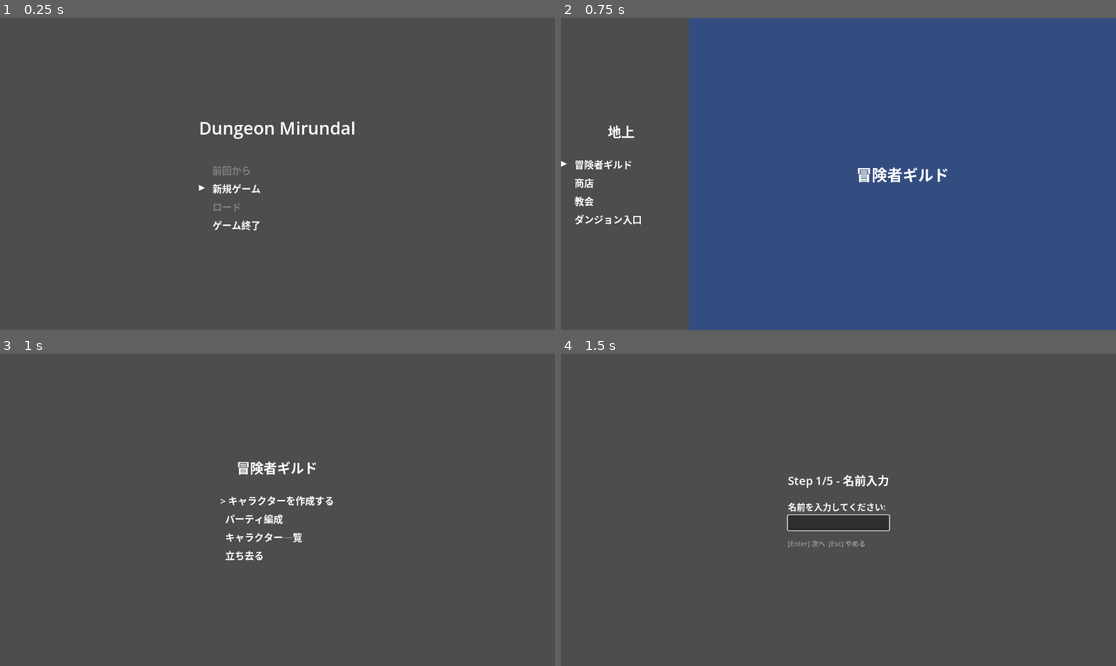
Above: before the commit, frames 1-4 (two rows, left to right).
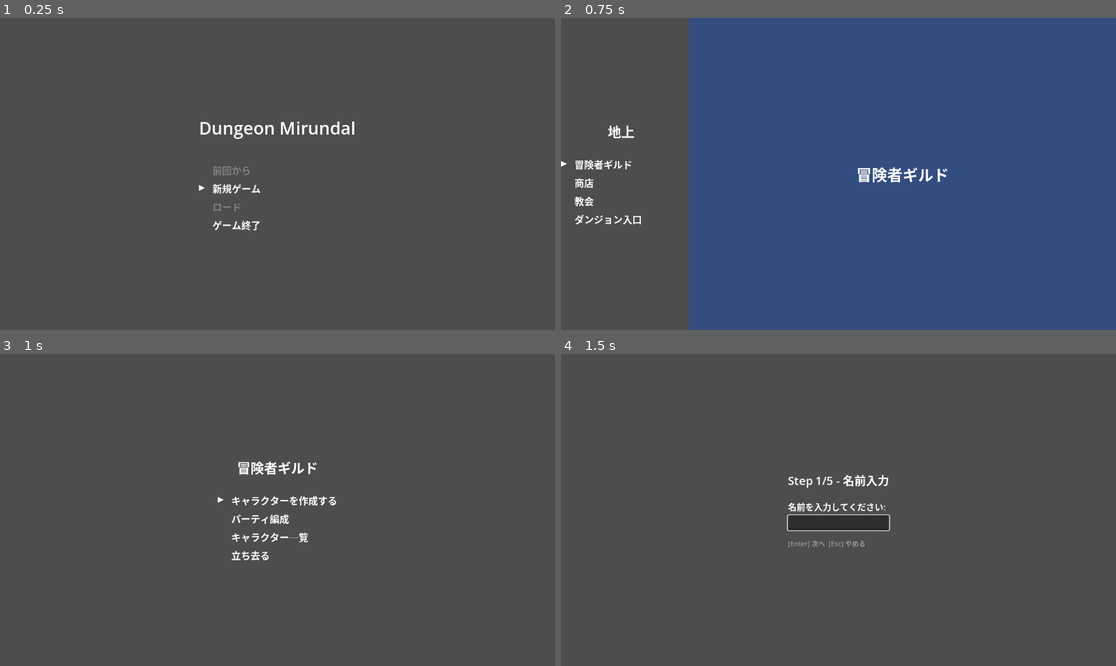
Above: after the commit, the same moments.

Repository: endo5501/DungeonMirundal2
Game: Godot game, scene res://src/main.tscn
The game is run twice, just before and just after one commit, with the same random seed, the same clock (stepped at 60 frames per second) and the same inputs.
Inputs (mouse positions are in pixels of both pictures, inside the frame that each line leads up to):
- Up to frame 1 (0.25 s): no input
- Up to frame 2 (0.75 s): tap Enter (ui_accept) at 0.5 s; move the mouse to (960, 158) at 0.52 s; hold Right (ui_right) from 0.53 s (still down); hold Shift from 0.53 s (still down); click (960, 158) at 0.67 s
- Up to frame 3 (1 s): keep holding Right (ui_right); keep holding Shift; tap Enter (ui_accept) at 0.77 s
- Up to frame 4 (1.5 s): release Right (ui_right) at 1.25 s; release Shift at 1.25 s; tap Enter (ui_accept) at 1.25 s; drag from (727, 525) to (810, 572) at 1.27 s

Frames 1-2 are identical in both runs. In frame 3, 1.1% of the frame differs, in the area x 39-61%, y 34-67%; in frame 4, nothing differs.

Commit message:
Migrate guild scene screens to CursorMenuRow
Drop literal '> ' / local CURSOR constants from guild_menu, character_list,
and character_creation (Step 2/3/4). Step 4 now also uses set_disabled
on rows that fail the qualification check, replacing the bespoke
'(条件未達)' text-only marker color path. party_formation is left as-is
per its special layout — to be tackled in a follow-up change.

Co-Authored-By: Claude Opus 4.7 (1M context) <noreply@anthropic.com>

Diff:
--- a/src/guild_scene/character_creation.gd
+++ b/src/guild_scene/character_creation.gd
@@ -6,7 +6,6 @@
 
 const FONT_SIZE := 18
 const TITLE_SIZE := 24
-const CURSOR := "> "
 
 var current_step: int = 1
 var total_steps: int = 5
@@ -95,7 +94,7 @@
 		var text := "%s  STR:%d INT:%d PIE:%d VIT:%d AGI:%d LUC:%d" % [
 			race.race_name, stats[&"STR"], stats[&"INT"], stats[&"PIE"],
 			stats[&"VIT"], stats[&"AGI"], stats[&"LUC"]]
-		_add_label(text)
+		_add_row(text)
 	if _selected_race_index >= 0:
 		_cursor_index = _selected_race_index
 	_update_list_cursor(_races.size())
@@ -106,7 +105,7 @@
 	_add_label("ボーナスポイント: %d  残り: %d" % [_bonus_total, get_remaining_points()])
 	_add_label("")
 	for key in Character.STAT_KEYS:
-		_add_label("  %s: %d" % [key, get_stat_value(key)])
+		_add_row("%s: %d" % [key, get_stat_value(key)])
 	_update_list_cursor(Character.STAT_KEYS.size(), 2)  # offset by 2 for header labels
 	_add_nav_hint("[↑↓] 選択  [→] +1  [←] -1  [R] 振り直し  [Enter] 次へ  [Backspace] 戻る  [Esc] やめる")
 
@@ -123,7 +122,9 @@
 		var text := job.job_name + suffix
 		if not qualified.get(i, false):
 			text += "  (条件未達)"
-		_add_label(text)
+		var row := _add_row(text)
+		if not qualified.get(i, false):
+			row.set_disabled(true)
 	if _selected_job_index >= 0:
 		_cursor_index = _selected_job_index
 	_update_list_cursor(_jobs.size())
@@ -153,6 +154,13 @@
 	_content.add_child(label)
 	return label
 
+func _add_row(text: String) -> CursorMenuRow:
+	var row := CursorMenuRow.new()
+	row.set_text(text)
+	row.set_text_font_size(FONT_SIZE)
+	_content.add_child(row)
+	return row
+
 func _add_nav_hint(text: String) -> void:
 	var spacer := Control.new()
 	spacer.custom_minimum_size.y = 8
@@ -167,13 +175,9 @@
 	var children := _content.get_children()
 	for i in range(count):
 		var idx := i + offset
-		if idx < children.size() and children[idx] is Label:
-			var label := children[idx] as Label
-			var raw := label.text
-			if raw.begins_with(CURSOR) or raw.begins_with("  "):
-				raw = raw.substr(2)
-			var prefix := CURSOR if i == _cursor_index else "  "
-			label.text = prefix + raw
+		if idx < children.size() and children[idx] is CursorMenuRow:
+			var row := children[idx] as CursorMenuRow
+			row.set_selected(i == _cursor_index)
 
 func _unhandled_input(event: InputEvent) -> void:
 	if _step_changed_frame == Engine.get_process_frames():
@@ -257,10 +261,11 @@
 		(children[0] as Label).text = "ボーナスポイント: %d  残り: %d" % [_bonus_total, get_remaining_points()]
 	for i in range(Character.STAT_KEYS.size()):
 		var idx := i + 2
-		if idx < children.size() and children[idx] is Label:
+		if idx < children.size() and children[idx] is CursorMenuRow:
 			var key := Character.STAT_KEYS[i]
-			var prefix := CURSOR if i == _cursor_index else "  "
-			(children[idx] as Label).text = "%s%s: %d" % [prefix, key, get_stat_value(key)]
+			var row := children[idx] as CursorMenuRow
+			row.set_text("%s: %d" % [key, get_stat_value(key)])
+			row.set_selected(i == _cursor_index)
 
 func _input_step4(event: InputEvent) -> void:
 	if event.is_action_pressed("ui_down"):
--- a/src/guild_scene/character_list.gd
+++ b/src/guild_scene/character_list.gd
@@ -4,7 +4,6 @@
 signal back_requested
 
 const FONT_SIZE := 18
-const CURSOR := "> "
 
 var _guild: Guild
 var _characters: Array[Character] = []
@@ -64,10 +63,13 @@
 		for i in range(_characters.size()):
 			var ch := _characters[i]
 			var status := _get_status(ch)
-			var prefix := CURSOR if i == _cursor_index else "  "
-			_add_label("%s%s  LV:%d  %s  %s  [%s]" % [
-				prefix, ch.character_name, ch.level,
+			var row := CursorMenuRow.new()
+			row.set_text("%s  LV:%d  %s  %s  [%s]" % [
+				ch.character_name, ch.level,
 				ch.race.race_name, ch.job.job_name, status])
+			row.set_text_font_size(FONT_SIZE)
+			row.set_selected(i == _cursor_index)
+			_content.add_child(row)
 	_add_label("")
 	_add_hint("[↑↓] 選択  [Enter] 詳細  [D] 削除  [Esc] 戻る")
 
@@ -94,10 +96,16 @@
 	_title_label.text = "削除確認"
 	_add_label("%s を削除しますか？" % ch.character_name)
 	_add_label("")
-	var no_prefix := CURSOR if _confirm_cursor == 0 else "  "
-	var yes_prefix := CURSOR if _confirm_cursor == 1 else "  "
-	_add_label("%sいいえ" % no_prefix)
-	_add_label("%sはい" % yes_prefix)
+	var no_row := CursorMenuRow.new()
+	no_row.set_text("いいえ")
+	no_row.set_text_font_size(FONT_SIZE)
+	no_row.set_selected(_confirm_cursor == 0)
+	_content.add_child(no_row)
+	var yes_row := CursorMenuRow.new()
+	yes_row.set_text("はい")
+	yes_row.set_text_font_size(FONT_SIZE)
+	yes_row.set_selected(_confirm_cursor == 1)
+	_content.add_child(yes_row)
 	_add_label("")
 	_add_hint("[↑↓] 選択  [Enter] 決定")
 
--- a/src/guild_scene/guild_menu.gd
+++ b/src/guild_scene/guild_menu.gd
@@ -14,10 +14,9 @@
 ]
 
 const FONT_SIZE := 20
-const CURSOR := "> "
 
 var selected_index: int = 0
-var _labels: Array[Label] = []
+var _rows: Array[CursorMenuRow] = []
 
 func _ready() -> void:
 	var center := CenterContainer.new()
@@ -39,17 +38,17 @@
 	vbox.add_child(spacer)
 
 	for i in range(MENU_ITEMS.size()):
-		var label := Label.new()
-		label.add_theme_font_size_override("font_size", FONT_SIZE)
-		vbox.add_child(label)
-		_labels.append(label)
+		var row := CursorMenuRow.new()
+		row.set_text(MENU_ITEMS[i])
+		row.set_text_font_size(FONT_SIZE)
+		vbox.add_child(row)
+		_rows.append(row)
 
 	_update_labels()
 
 func _update_labels() -> void:
-	for i in range(_labels.size()):
-		var prefix := CURSOR if i == selected_index else "  "
-		_labels[i].text = prefix + MENU_ITEMS[i]
+	for i in range(_rows.size()):
+		_rows[i].set_selected(i == selected_index)
 
 func _unhandled_input(event: InputEvent) -> void:
 	if event.is_action_pressed("ui_down"):
